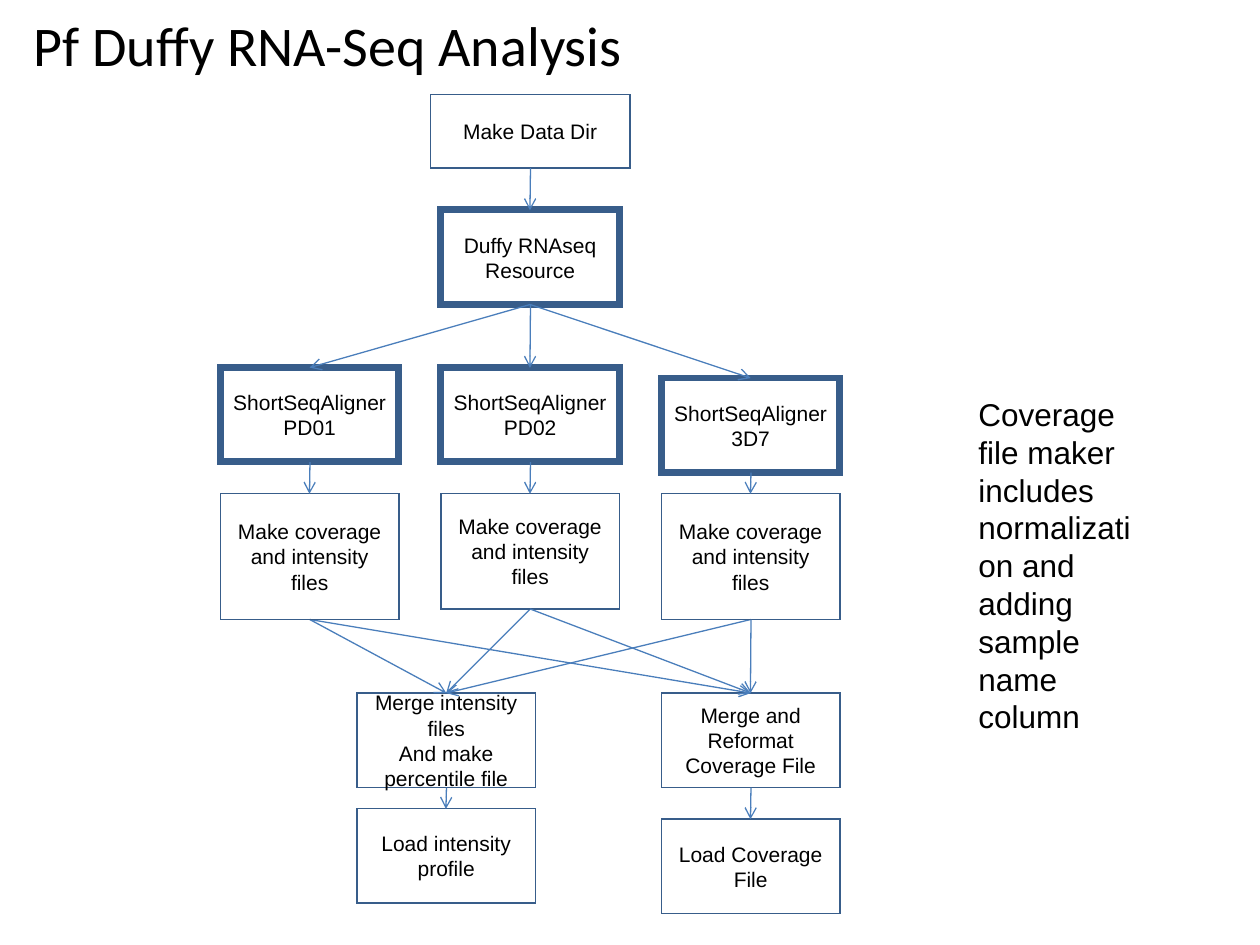
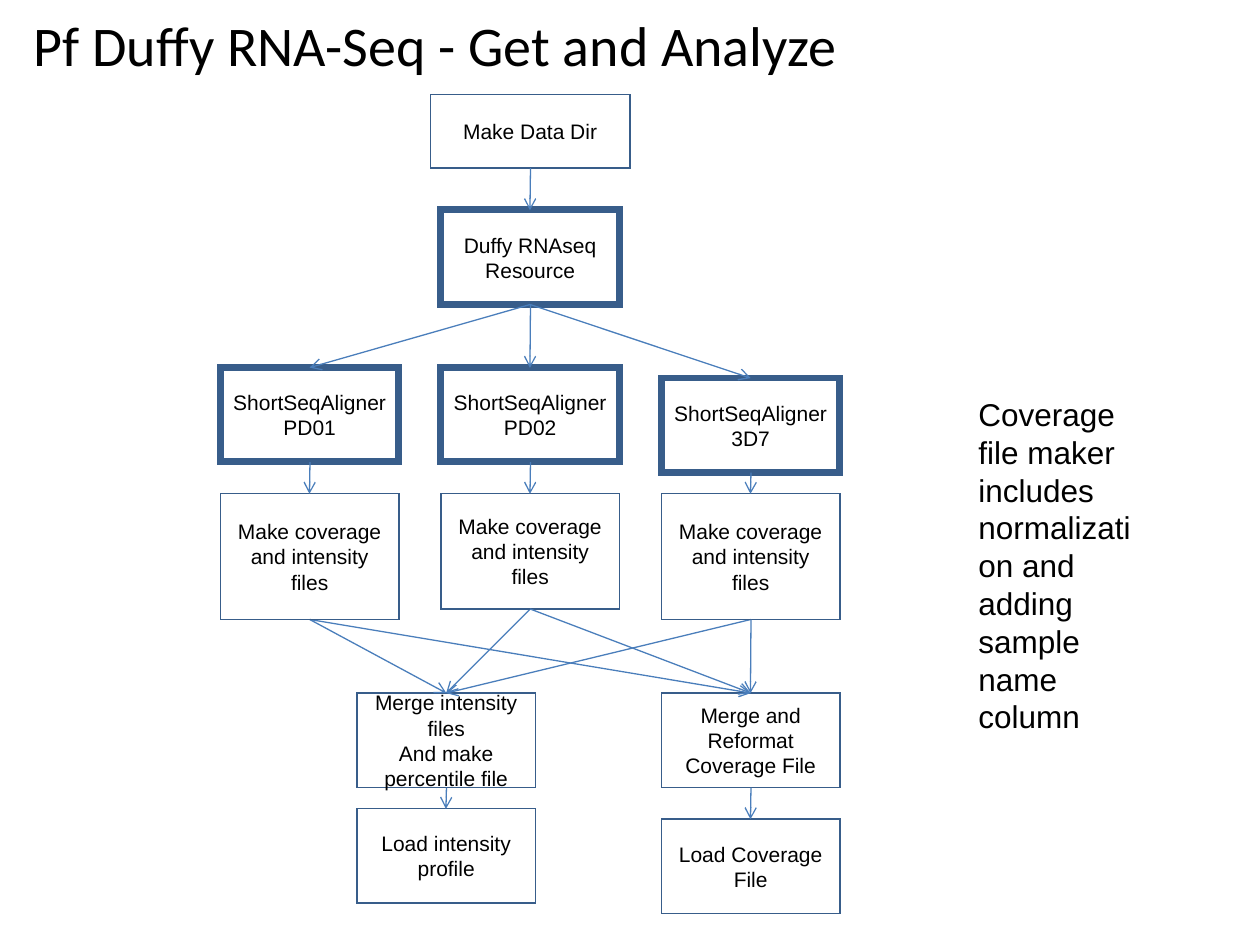
Before and after one commit to VEuPathDB/ApiCommonWorkflow, a slide deck: slide 18 of Main/doc/IntegratedWorkflow.ppt (slide 17 before the commit). Drawn at 1260x945 pixels with LibreOffice and Linux fonts; fonts in the diff are those of the drawing. Boxes give left, top, right and bottom in pixels: in the first picture for what was removed or moved away, otherwise in the second. Text is boxed around its words. In the diff, an @@ line names an element or a change of style, - is before the commit and + after.

```diff
--- a/Main/doc/IntegratedWorkflow.ppt
+++ b/Main/doc/IntegratedWorkflow.ppt
@@ title at bbox=[34, 27, 836, 75]: text changed @@
-Pf Duffy RNA-Seq Analysis
+Pf Duffy RNA-Seq - Get and Analyze
```
Also in this commit, not shown: 3 other slides changed, 1 slide added.
